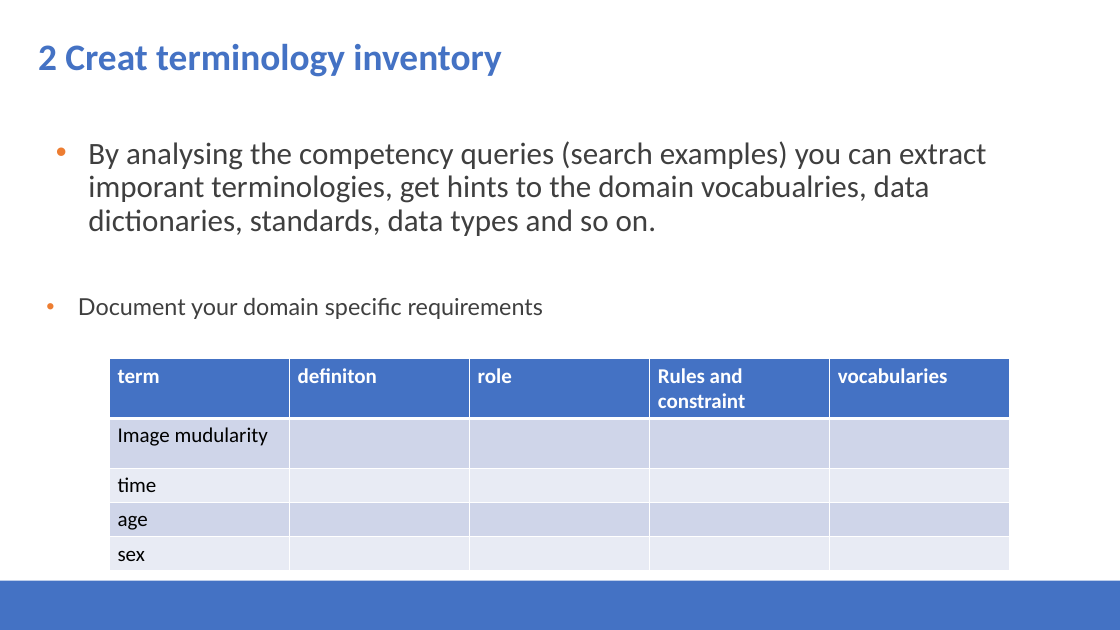
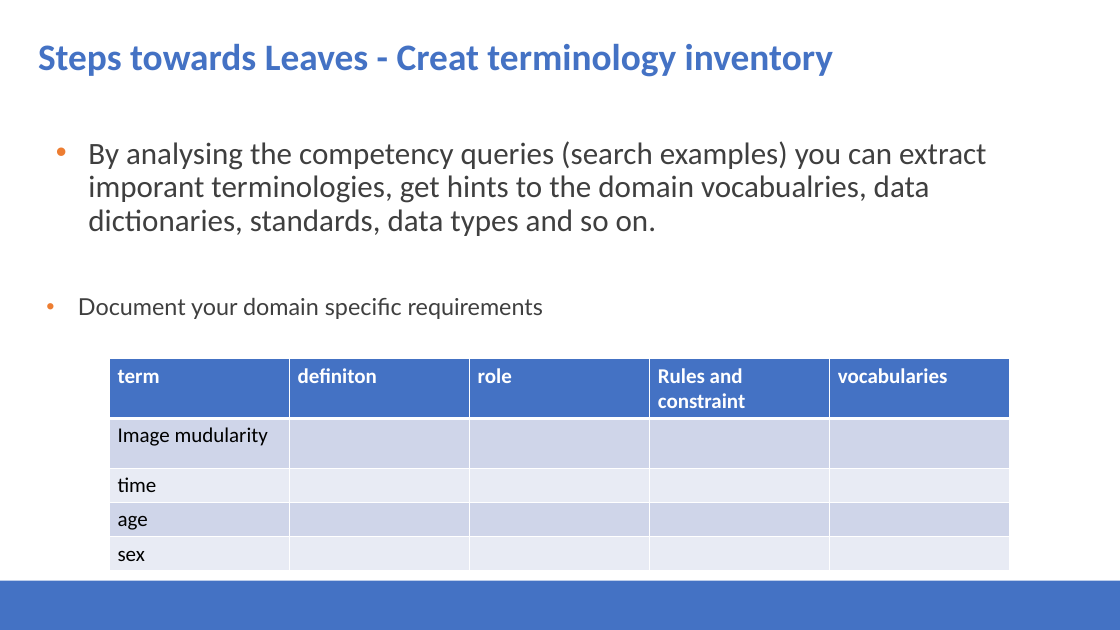
Before and after one commit to Health-RI/health-ri-metadata, a slide deck: slide 18 of Presentations/31082023HRI_Metadata_Schema_ImagingGroup_KickOff.pptx. Drawn at 1120x630 pixels with LibreOffice and Linux fonts; fonts in the diff are those of the drawing; background and template pictures are left out. Boxes give left, top, right and bottom in pixels: in the first picture for what was removed or moved away, otherwise in the second. Text is boxed around its words. In the diff, an @@ line names an element or a change of style, - is before the commit and + after.

```diff
--- a/Presentations/31082023HRI_Metadata_Schema_ImagingGroup_KickOff.pptx
+++ b/Presentations/31082023HRI_Metadata_Schema_ImagingGroup_KickOff.pptx
@@ title at (38, 44, 833, 77): text changed @@
-2 Creat terminology inventory
+Steps towards Leaves - Creat terminology inventory
```
Also in this commit, not shown: 4 other slides changed, 2 other files.
